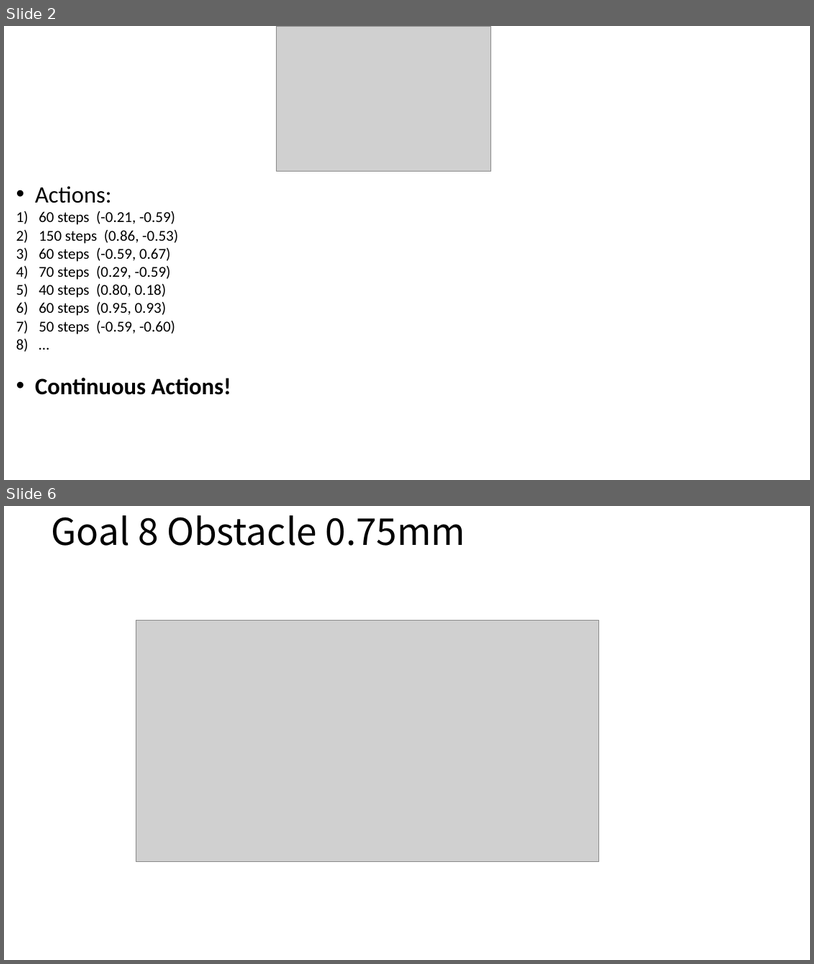
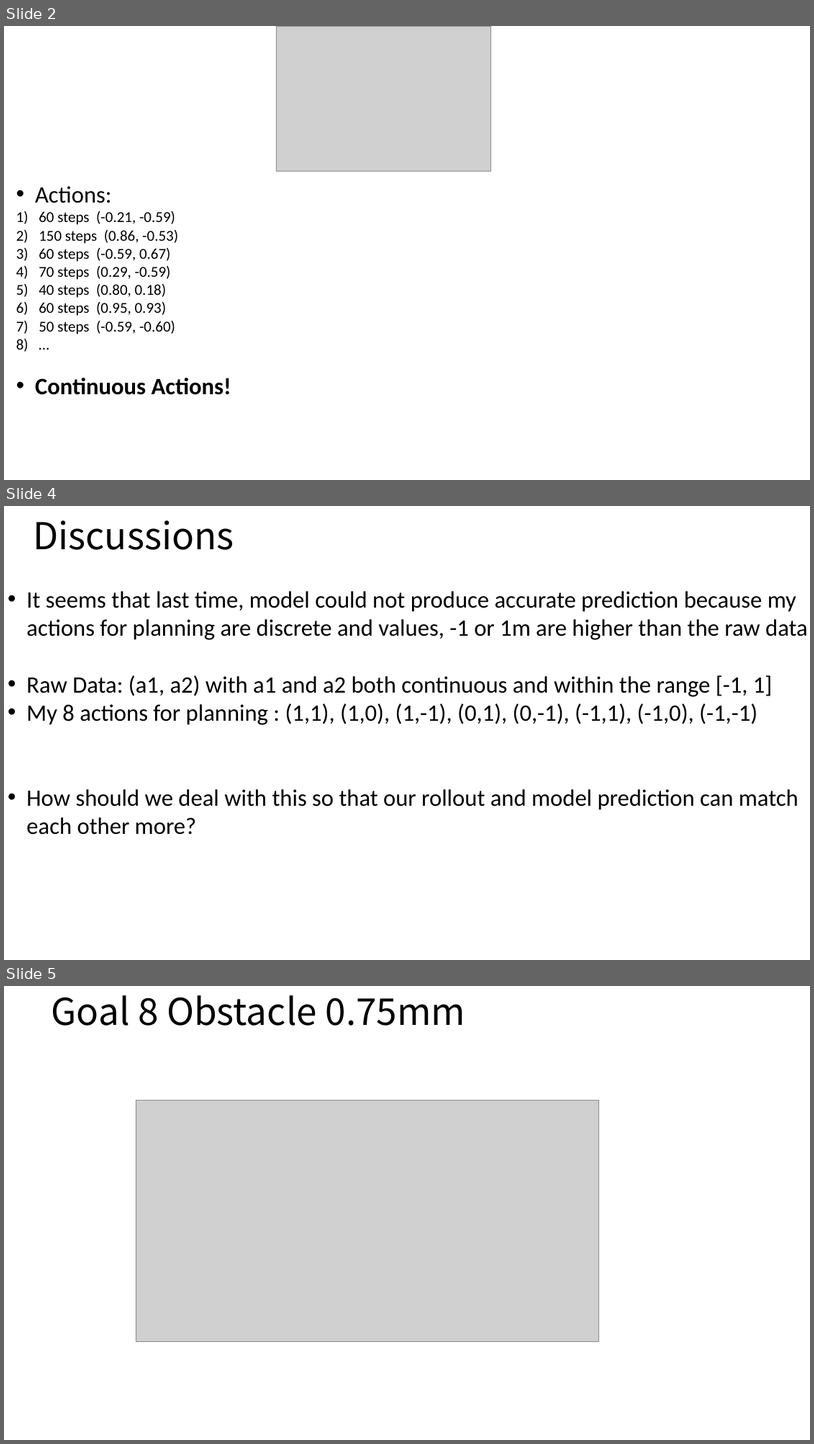
Before and after one commit to ShuoZ9379/t42_hand, a slide deck: zs_sim_robot/meeting_7/meeting_7.pptx. Shown one above the other, each under a label of ours: slides 2 and 6 before the commit, slides 2, 4 and 5 after it; the slides between them are not shown. The pictures are 814x964 and 814x1444 pixels, drawn with LibreOffice and Linux fonts; fonts in the diff are those of the drawing; grey boxes stand for pictures. Boxes give left, top, right and bottom in pixels: in the first picture for what was removed or moved away, otherwise in the second. Text is boxed around its words. In the diff, an @@ line names an element or a change of style, - is before the commit and + after.

```diff
--- a/zs_sim_robot/meeting_7/meeting_7.pptx
+++ b/zs_sim_robot/meeting_7/meeting_7.pptx
@@ slide 4 added at (x1=4, y1=506, x2=810, y2=960), background #FFFFFF @@
@@ title added at (x1=33, y1=520, x2=234, y2=550), 44 pt, text #000000 @@
+Discussions
@@ text added at (x1=26, y1=591, x2=808, y2=834), 28 pt, text #000000 @@
+• It seems that last time, model could not produce accurate prediction because my actions for planning are discrete and values, -1 or 1m are higher than the raw data
+• Raw Data: (a1, a2) with a1 and a2 both continuous and within the range [-1, 1]
+• My 8 actions for planning : (1,1), (1,0), (1,-1), (0,1), (0,-1), (-1,1), (-1,0), (-1,-1)
+• How should we deal with this so that our rollout and model prediction can match each other more?
@@ what was slide 6 is now slide 5 @@
```
Also in this commit, not shown: 1 other slide added, 3 slides removed, 1 other file.
